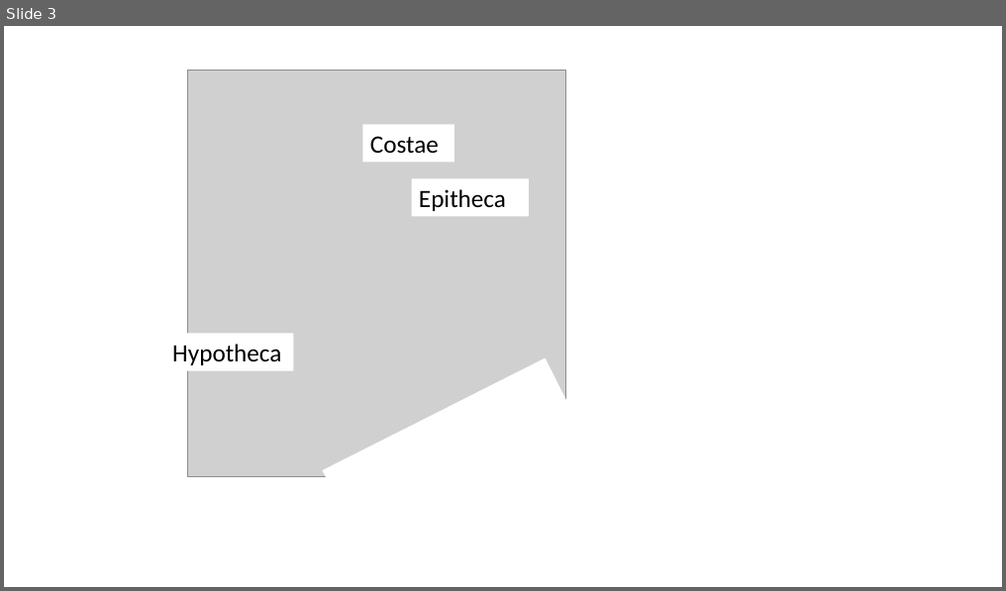
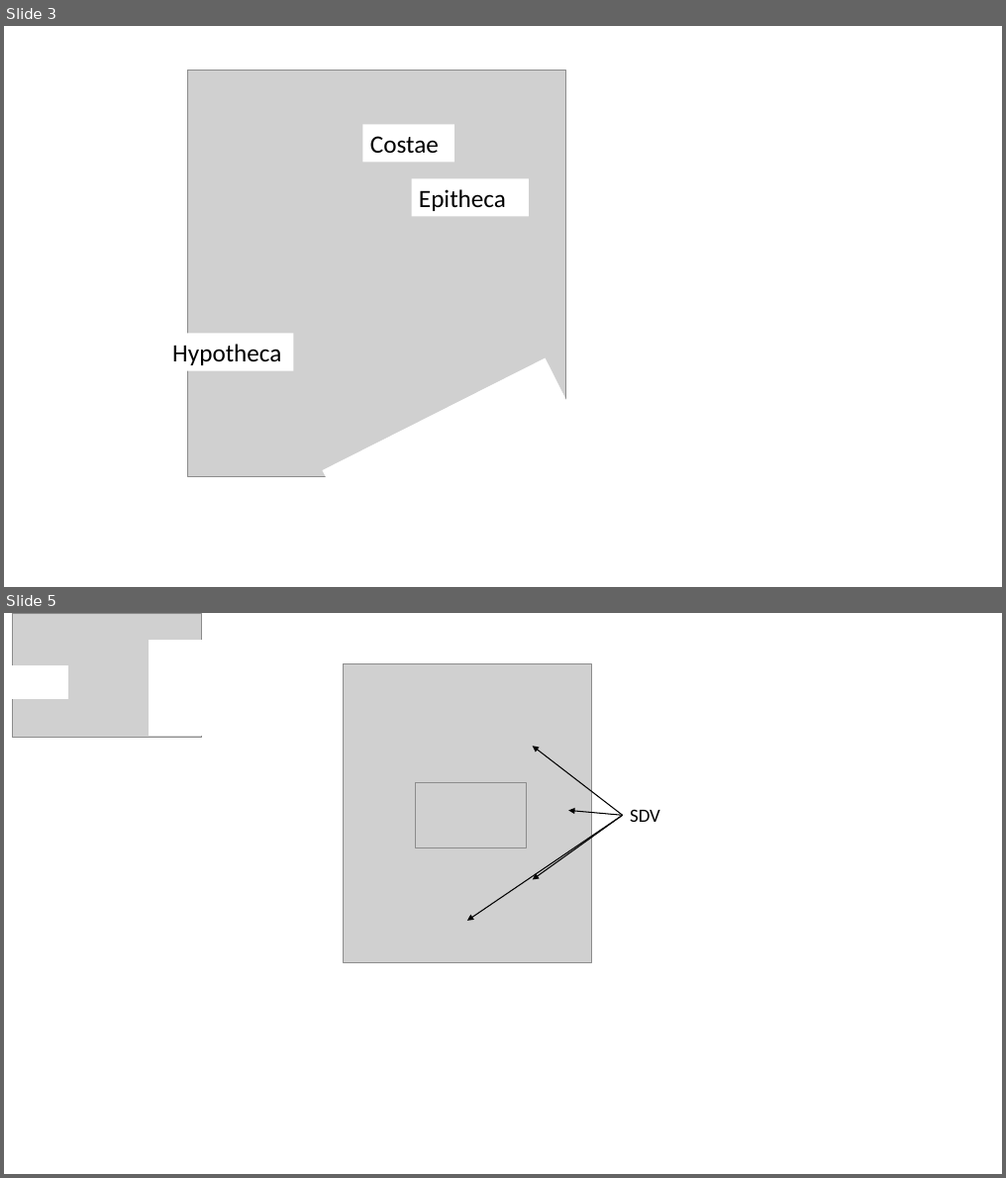
Before and after one commit to arizonat/diatoms, a slide deck: img/composites.pptx. Shown one above the other, each under a label of ours: slide 3 before the commit, slides 3 and 5 after it; the slides between them are not shown. The pictures are 1006x591 and 1006x1178 pixels, drawn with LibreOffice and Linux fonts; fonts in the diff are those of the drawing; grey boxes stand for pictures. Boxes give left, top, right and bottom in pixels: in the first picture for what was removed or moved away, otherwise in the second. Text is boxed around its words. In the diff, an @@ line names an element or a change of style, - is before the commit and + after.

```diff
--- a/img/composites.pptx
+++ b/img/composites.pptx
@@ slide 5 added at [4, 613, 1002, 1174], background #FFFFFF @@
@@ picture added at [12, 613, 202, 738] @@
@@ rectangle added at [150, 640, 208, 735], fill #FFFFFF, outline #FFFFFF 1 pt @@
@@ rectangle added at [4, 666, 68, 698], fill #FFFFFF, outline #FFFFFF 1 pt @@
@@ picture added at [344, 663, 591, 962] @@
@@ arrow added from (623, 815) to (533, 747), #000000 1 pt @@
@@ picture added at [416, 783, 527, 848] @@
@@ arrow added from (623, 815) to (467, 921), #000000 1 pt @@
@@ arrow added from (623, 815) to (533, 879), #000000 1 pt @@
@@ arrow added from (623, 815) to (568, 811), #000000 1 pt @@
@@ text added at [630, 809, 660, 822], 18 pt, text #000000 @@
+SDV
```
Also in this commit, not shown: 2 slides changed, 2 other slides added, 5 other files.
